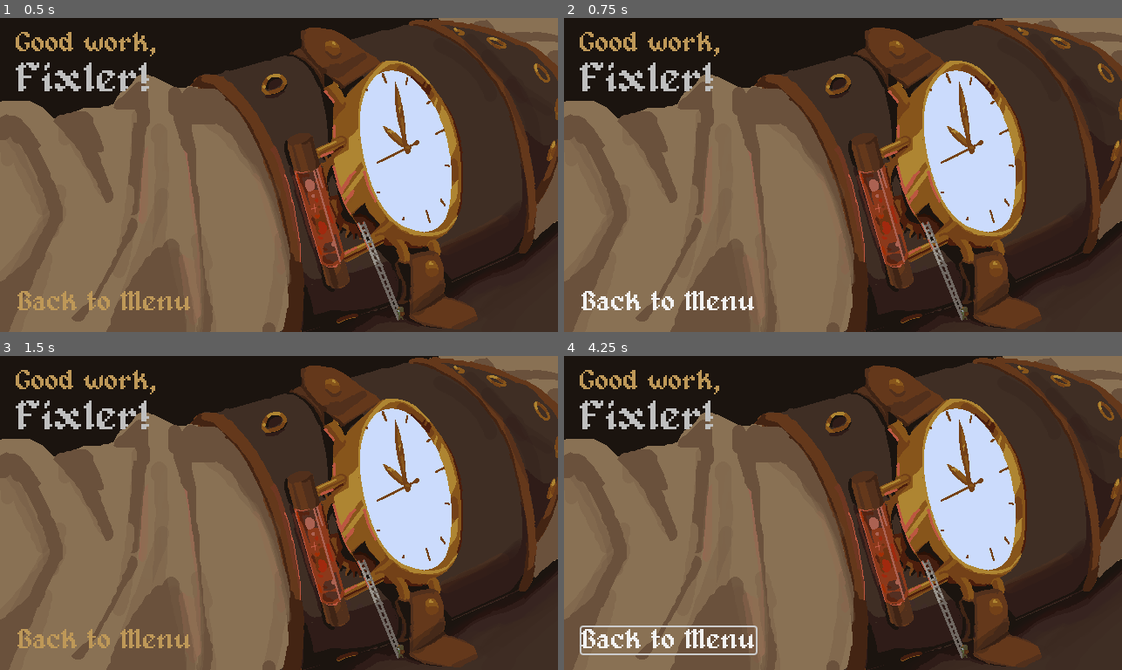
Above: before the commit, frames 1-4 (two rows, left to right).
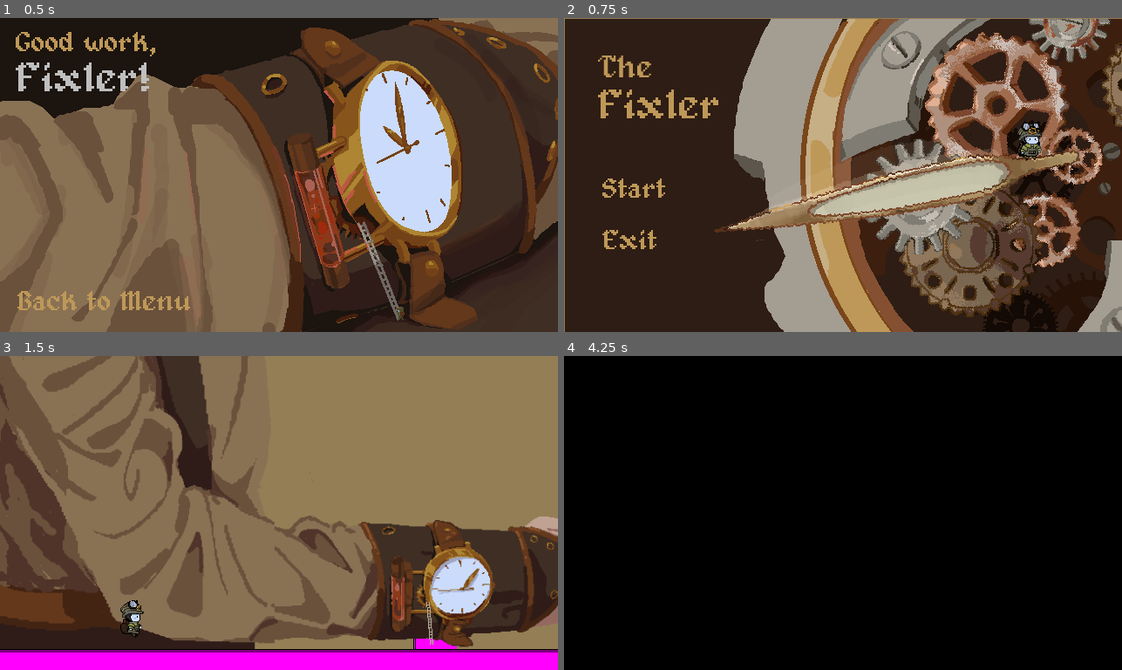
Above: after the commit, the same moments.

Repository: Tarnest/meow-meow-gj
Game: Godot game, scene res://scenes/end/end.tscn
Two runs of this game, one before a commit and one after it. Both use one fixed random seed, a clock stepped at 60 frames per second and the inputs below. This scene is started directly instead of the project's main scene.
Inputs (mouse positions are in pixels of both pictures, inside the frame that each line leads up to):
- Up to frame 1 (0.5 s): no input
- Up to frame 2 (0.75 s): click "Back to Menu" at 0.5 s
- Up to frame 3 (1.5 s): click (72, 528) at 1.25 s, where only the run after the commit has a clickable "Start"
- Up to frame 4 (4.25 s): move the mouse to (965, 497) at 2.02 s; hold Right (move_right) 2.03-3.53 s; tap E (interact) at 2.1, 3.6 s; move the mouse to (731, 528) at 2.77 s; tap A (move) at 2.85 s; move the mouse to (898, 443) at 3.52 s

Frame 1 is identical in both runs. In frame 2, 82% of the frame differs, in the area x 0-100%, y 0-100%; in frame 3, 79%; in frame 4, 100%.

Commit message:
button works lmao

Diff:
--- /dev/null
+++ b/scenes/end/back_to_menu.gd
@@ -0,0 +1,13 @@
+extends Button
+
+
+# Called when the node enters the scene tree for the first time.
+func _ready() -> void:
+	pressed.connect(_on_button_pressed)
+
+# Called every frame. 'delta' is the elapsed time since the previous frame.
+func _process(delta: float) -> void:
+	pass
+
+func _on_button_pressed() -> void:
+	get_tree().change_scene_to_file("res://scenes/start/start.tscn")
--- a/scenes/end/end.tscn
+++ b/scenes/end/end.tscn
@@ -2,6 +2,7 @@
 
 [ext_resource type="Theme" uid="uid://eu2bk7lq076" path="res://assets/text_theme.tres" id="1_8srqk"]
 [ext_resource type="Texture2D" uid="uid://df5evfi7v2uq6" path="res://scenes/end/end_screen_spritesheet.png" id="1_orl65"]
+[ext_resource type="Script" uid="uid://c2edl1kvvw07n" path="res://scenes/end/back_to_menu.gd" id="2_p1qr3"]
 
 [sub_resource type="AtlasTexture" id="AtlasTexture_8srqk"]
 atlas = ExtResource("1_orl65")
@@ -109,9 +110,10 @@
 offset_bottom = 351.0
 theme = ExtResource("1_8srqk")
 
-[node name="Button" type="Button" parent="CanvasLayer/Options" unique_id=1170365857]
+[node name="BackToMenu" type="Button" parent="CanvasLayer/Options" unique_id=1170365857]
 layout_mode = 2
 text = "Back to Menu"
+script = ExtResource("2_p1qr3")
 
 [node name="AnimatedSprite2D" type="AnimatedSprite2D" parent="." unique_id=1569854302]
 position = Vector2(320, 180)
Not shown, added: scenes/end/back_to_menu.gd.uid
